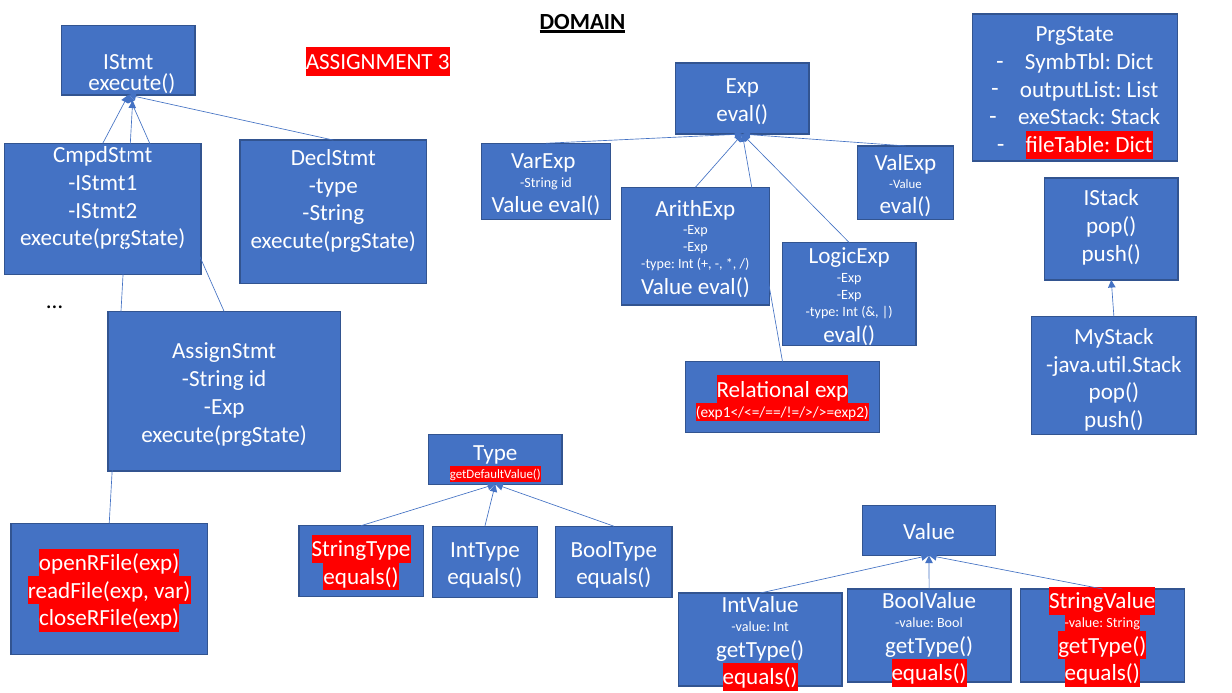
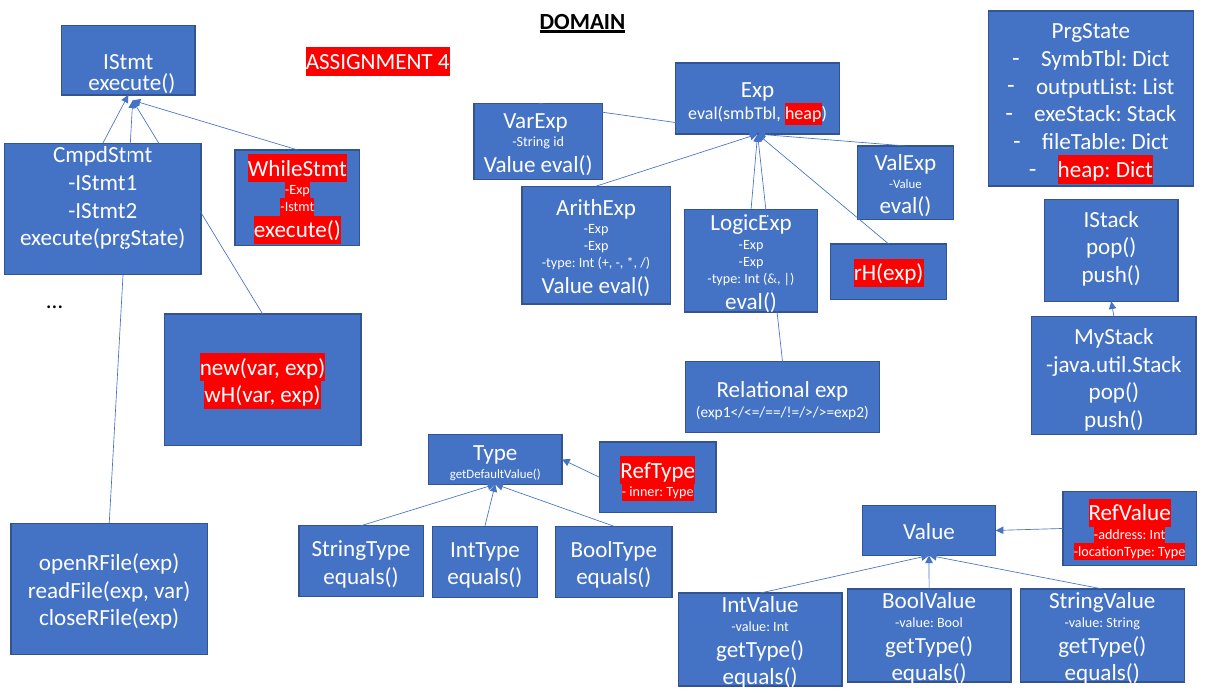
Before and after one commit to stoiag/MAP-2023-2024, a slide deck: slide 1 of interpreter_project_structure.pptx. Drawn at 1232x693 pixels with LibreOffice and Linux fonts; fonts in the diff are those of the drawing. Boxes give left, top, right and bottom in pixels: in the first picture for what was removed or moved away, otherwise in the second. Text is boxed around its words. In the diff, an @@ line names an element or a change of style, - is before the commit and + after.

```diff
--- a/interpreter_project_structure.pptx
+++ b/interpreter_project_structure.pptx
@@ rectangle "PrgState": place and size @@
-rectangle "PrgState" at box(972, 14, 1177, 161)
+rectangle "PrgState" at box(989, 11, 1194, 187)
@@ text at box(306, 54, 450, 69): text changed @@
-ASSIGNMENT 3
+ASSIGNMENT 4
@@ rectangle "Exp": place and size @@
-rectangle "Exp" at box(676, 63, 809, 134)
+rectangle "Exp" at box(676, 63, 839, 134)
@@ arrow moved from (225, 311) - (128, 95) to (262, 314) - (133, 101) @@
@@ arrow moved from (334, 140) - (128, 95) to (298, 150) - (133, 101) @@
@@ rectangle "VarExp": place and size @@
-rectangle "VarExp" at box(482, 143, 610, 219)
+rectangle "VarExp" at box(474, 104, 603, 179)
@@ arrow moved from (546, 143) - (742, 134) to (539, 104) - (758, 134) @@
@@ text in rectangle at box(688, 105, 827, 125): text changed; size 18 to 14 pt @@
-eval()
+eval(smbTbl, heap)
@@ rectangle removed at box(240, 140, 427, 284) @@
-DeclStmt
--type
--String
-execute(prgState)
@@ arrow moved from (696, 188) - (742, 134) to (596, 186) - (758, 134) @@
@@ arrow moved from (849, 243) - (742, 134) to (751, 209) - (758, 134) @@
@@ arrow moved from (783, 361) - (742, 134) to (783, 361) - (758, 134) @@
@@ arrow moved from (906, 146) - (742, 134) to (906, 146) - (758, 134) @@
@@ arrow added from (889, 244) to (758, 134), #4472C4 0.5 pt @@
@@ text in rectangle at box(1042, 133, 1169, 156): highlight #FF0000 to none in "fileTable: Dict" @@
@@ rectangle added at box(235, 150, 360, 246), fill #4472C4, outline #325491 1 pt, 18 pt, text #FFFFFF @@
+WhileStmt
+-Exp
+-Istmt
+execute()
@@ text in rectangle at box(1058, 161, 1153, 181): paragraph added @@
+– heap: Dict
@@ rectangle "ArithExp": place and size @@
-rectangle "ArithExp" at box(621, 188, 770, 306)
+rectangle "ArithExp" at box(522, 186, 671, 304)
@@ rectangle "LogicExp": place and size @@
-rectangle "LogicExp" at box(783, 243, 916, 346)
+rectangle "LogicExp" at box(685, 209, 818, 311)
@@ rectangle "IStack": place and size @@
-rectangle "IStack" at box(1044, 178, 1177, 280)
+rectangle "IStack" at box(1044, 200, 1177, 301)
@@ rectangle added at box(831, 244, 947, 299), fill #4472C4, outline #325491 1 pt, 18 pt, text #FFFFFF @@
+rH(exp)
@@ rectangle removed at box(108, 311, 340, 471) @@
-AssignStmt
--String id
--Exp
-execute(prgState)
@@ rectangle added at box(165, 314, 361, 445), fill #4472C4, outline #325491 1 pt, 18 pt, text #FFFFFF @@
+new(var, exp)
+wH(var, exp)
@@ arrow moved from (1115, 317) - (1112, 280) to (1115, 317) - (1112, 301) @@
@@ highlight #FF0000 to none in 4 elements at box(1020, 589, 1184, 682), box(299, 526, 423, 597), box(11, 523, 208, 654), box(686, 361, 879, 433) @@
@@ rectangle added at box(600, 442, 716, 513), fill #4472C4, outline #325491 1 pt, 11 pt, text #FFFFFF @@
+RefType
+- inner: Type
@@ text in rectangle at box(450, 469, 541, 480): highlight #FF0000 to none in "getDefaultValue()" @@
@@ arrow added from (600, 478) to (562, 459), #4472C4 0.5 pt @@
@@ rectangle added at box(1063, 492, 1196, 567), fill #4472C4, outline #325491 1 pt, 11 pt, text #FFFFFF @@
+RefValue
+-address: Int
+-locationType: Type
@@ arrow added from (1063, 529) to (996, 531), #4472C4 0.5 pt @@
@@ rectangle "IntValue" at box(678, 593, 842, 687): highlight #FF0000 to none in "equals()" @@
@@ rectangle "BoolValue" at box(848, 589, 1011, 682): highlight #FF0000 to none in "equals()" @@
```
Also in this commit, not shown: 1 other slide changed, 1 other file.
